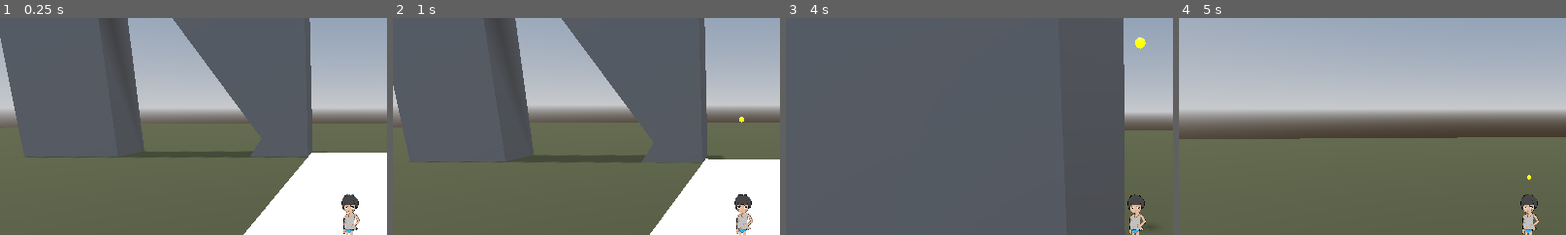
Above: before the commit, frames 1-4 (left to right).
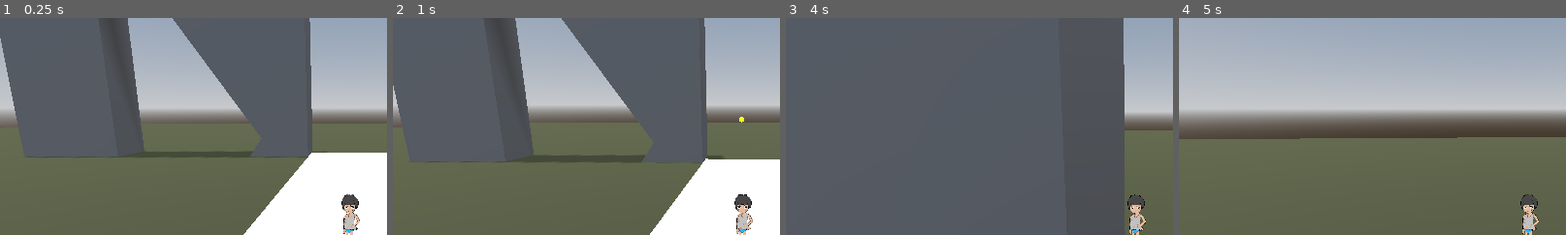
Above: after the commit, the same moments.

Repository: BetterBlood/Smoker_Guy
Game: Godot game, scene res://scenes/main.tscn
Two runs of this game, one before a commit and one after it. Both use one fixed random seed, a clock stepped at 60 frames per second and the inputs below.
Inputs (mouse positions are % of the whole screen's width and height, from its top left):
- Up to frame 1 (0.25 s): no input
- Up to frame 2 (1 s): tap Enter (ui_accept) at 0.5 s; move the mouse to (49, 52) at 0.52 s; hold W (move_forward) from 0.53 s (still down); click (49, 52) at 0.6 s; tap Space (jump) at 0.77 s
- Up to frame 3 (4 s): move the mouse to (57, 51) at 1.27 s; tap F (Interact) at 1.35 s; tap Space (jump) at 1.52, 3.02, 3.77 s; click (57, 51) at 1.55 s; move the mouse to (42, 49) at 2.02 s; click (42, 49) at 2.1 s; move the mouse to (51, 50) at 2.77 s; release W (move_forward) at 2.78 s; hold A (move_left) 2.78-3.53 s; click (51, 50) at 2.85 s; move the mouse to (46, 48) at 3.52 s; hold W (move_forward) from 3.53 s (still down); hold F (Interact) from 3.53 s (still down); click (46, 48) at 3.8 s
- Up to frame 4 (5 s): keep holding W (move_forward); move the mouse to (55, 50) at 4.27 s; release F (Interact) at 4.28 s; click (55, 50) at 4.35 s; tap Space (jump) at 4.52 s
The pictures show only the part of the screen within x 5-55%, y 18-68%; the shares and areas given below are measured in that part.

Frames 1-2 are identical in both runs. In frame 3, 0.1% of the frame differs, in the area x 90-94%, y 8-97%; in frame 4, less than 0.1%.

Commit message:
Cleaned 2D things for interaction

Diff:
--- a/scripts/Interactions/healing_object.gd
+++ b/scripts/Interactions/healing_object.gd
@@ -2,8 +2,6 @@
 
 @onready var interactionDetector:= $InteractionsDetector
 
-@export var spawnableObjects: Array[PackedScene] = []
-@export var positionObjects: Array[Vector2] = []
 @export var interactionToDisplay: String = "to take heal"
 @export var player: Player
 @export var healing_value:= 10
--- a/scripts/Interactions/interaction_static.gd
+++ b/scripts/Interactions/interaction_static.gd
@@ -2,8 +2,6 @@
 
 @onready var interactionDetector:= $InteractionsDetector
 
-@export var spawnableObjects: Array[PackedScene] = []
-@export var positionObjects: Array[Vector2] = []
 @export var interactionToDisplay: String = "default"
 @export var strength: int = 5
 @export var soundSource:Marker3D = null
--- a/scripts/throwable_sound_maker.gd
+++ b/scripts/throwable_sound_maker.gd
@@ -14,7 +14,7 @@
 			push_error( "No world found in ThrowableSoundMaker: ", get_rid(), \
 						", Please set one using set_world(world_given:Node3D)")
 
-	if body is StaticBody3D:
+	if body is StaticBody3D or body is CSGBox3D:
 		var sound_prop = sound_emitter.instantiate()
 		sound_prop.setStrengh(strength)
 		sound_prop.position = position
